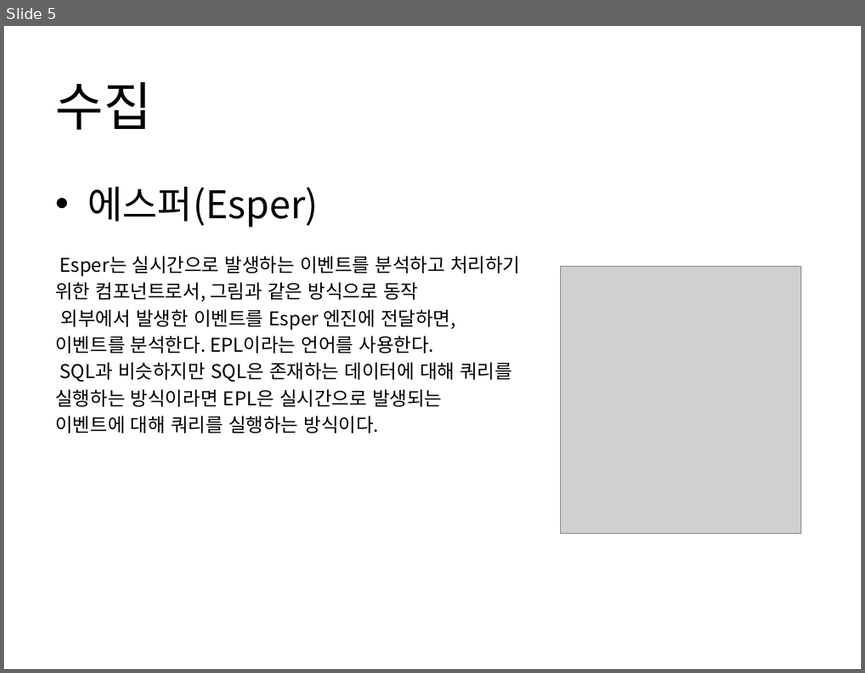
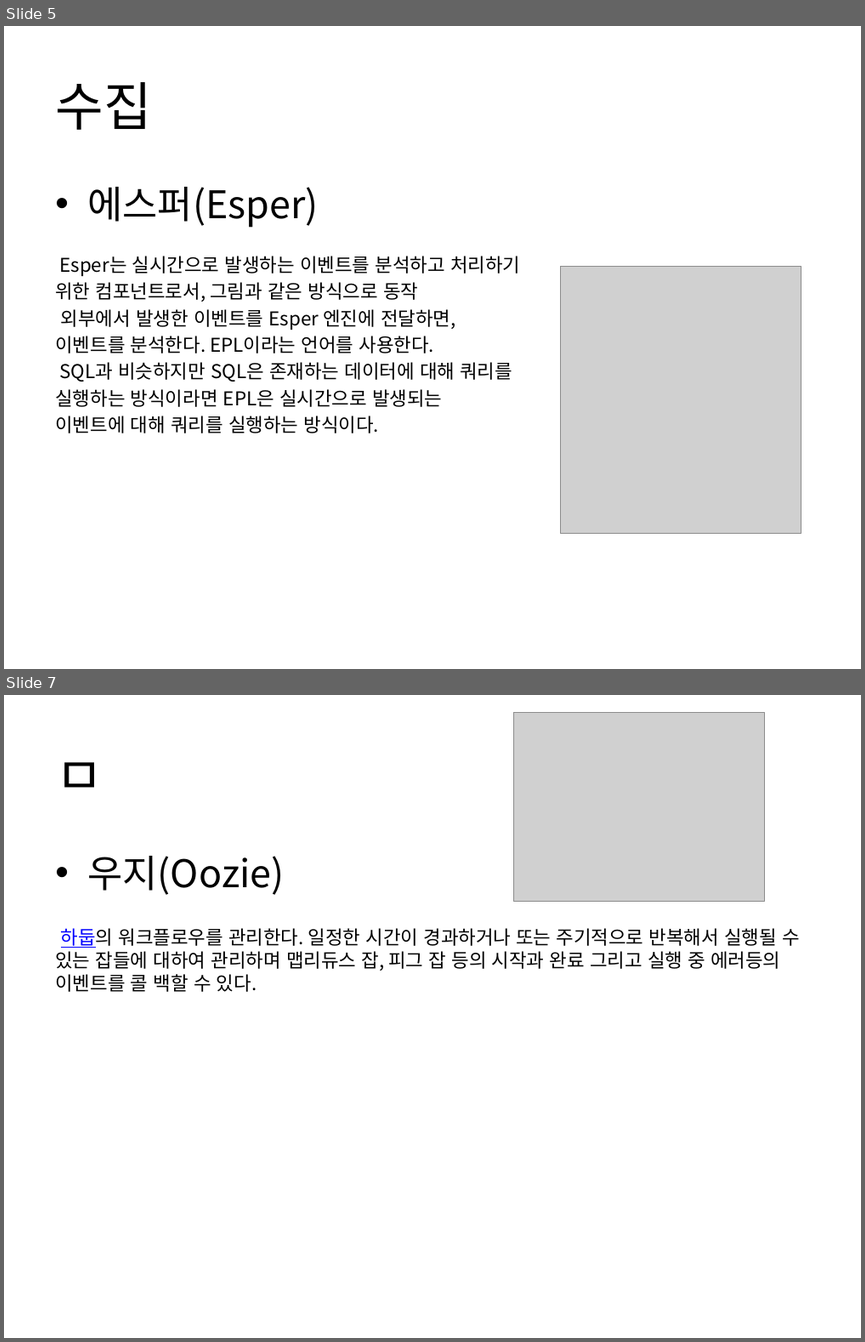
Before and after one commit to Heechul90/BigData_Project, a slide deck: 하둡에코시스템.pptx. Shown one above the other, each under a label of ours: slide 5 before the commit, slides 5 and 7 after it; the slides between them are not shown. The pictures are 865x673 and 865x1342 pixels, drawn with LibreOffice and Linux fonts; fonts in the diff are those of the drawing; grey boxes stand for pictures. Boxes give left, top, right and bottom in pixels: in the first picture for what was removed or moved away, otherwise in the second. Text is boxed around its words. In the diff, an @@ line names an element or a change of style, - is before the commit and + after.

```diff
--- a/하둡에코시스템.pptx
+++ b/하둡에코시스템.pptx
@@ slide 7 added at (x1=4, y1=695, x2=861, y2=1338), background #FFFFFF @@
@@ picture added at (x1=513, y1=713, x2=764, y2=902) @@
@@ title added at (x1=55, y1=762, x2=103, y2=788), 44 pt, text #000000 @@
+ㅁ
@@ text added at (x1=55, y1=856, x2=800, y2=992), 16 pt, text #000000 @@
+• 우지(Oozie)
+하둡의 워크플로우를 관리한다. 일정한 시간이 경과하거나 또는 주기적으로 반복해서 실행될 수 있는 잡들에 대하여 관리하며 맵리듀스 잡, 피그 잡 등의 시작과 완료 그리고 실행 중 에러등의 이벤트를 콜 백할 수 있다.
```
Also in this commit, not shown: 6 other slides added, 1 other file.
